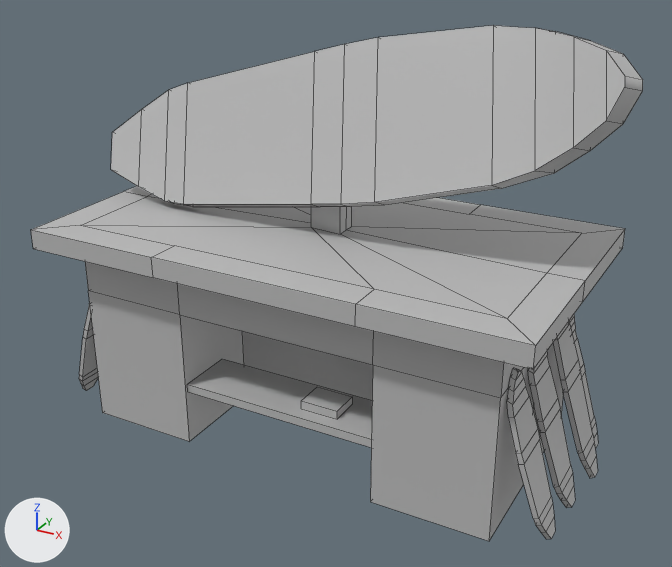
Renders of the FBX model Assets/Art/Meshes/stand de surfeur.fbx from each side of a commit.
The view is the same before and after, from a 50 mm camera at (9.21, -9.89, 8.24) aimed at (2.96, 1.46, 2.57). Arrows for +X, +Y and +Z are at lower left; the lights stay in place. Mesh edges are drawn as thin lines. Where no turn or scale is listed for an object, it has been applied to the vertices.

In view in the first picture: 'stand_de_surfeur'.
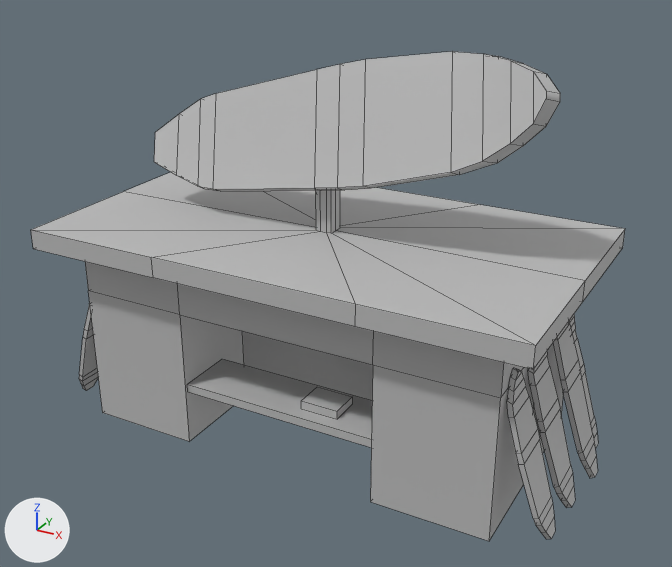
Commit message: stand surfeur

Where the newer file only moved an object's origin or applied its transform, the numbers keep the older frame.

Pixel boxes (x1, y1, x2, y2) of what changed, in the pictures (672 x 567 px; the box of a moved part takes in the faces that stretch with it):
'stand_de_surfeur', reshaped: before (31, 26, 643, 541); after (31, 51, 625, 541)
part 1 of me_mesh, moved or reshaped: before (111, 26, 643, 207); after (154, 51, 560, 191)
part 2 of me_mesh, moved or reshaped: before (31, 186, 624, 346); after (31, 172, 624, 346)

The change, as a list of edits to the scene's bpy script:
```text
Change me_mesh:
    used by ob_stand_de_surfeur; location = (2.74, 1.67, 0.0)
    remove me_mesh.from_pydata(...)  # 492 vertices, 468 faces; spans x -4.32..4.32, y -2.19..2.19, z 0.0..6.45
    add me_mesh.from_pydata(...)  # 490 vertices, 457 faces; spans x -4.32..4.27, y -2.19..2.19, z 0.0..6.1
    me_mesh part 1: the loose piece of 48 vertices spanning x -4.16..4.32, y -0.5..0.72, z 3.34..6.45 is scaled about its middle by 0.772, then moved by (0.0, -0.08, 0.0)
    me_mesh part 2
    20 vertices are removed from x -3.43..3.39, y -1.67..1.67, z 3.34..4.95
    26 faces are deleted
    2 vertices move from x -1.63..1.59, y -1.67..1.67, z 3.34 to x -0.07..0.03, y -0.14..0.14, z 3.34
    11 vertices are added at x -0.15..0.11, y -0.14..0.14, z 3.34..4.95
    7 new vertices lie (0.08, 0.0, 0.0) away from vertices in x -0.15..1.59, y -1.67..0.14, z 3.34..4.95
    20 new faces join them
```
